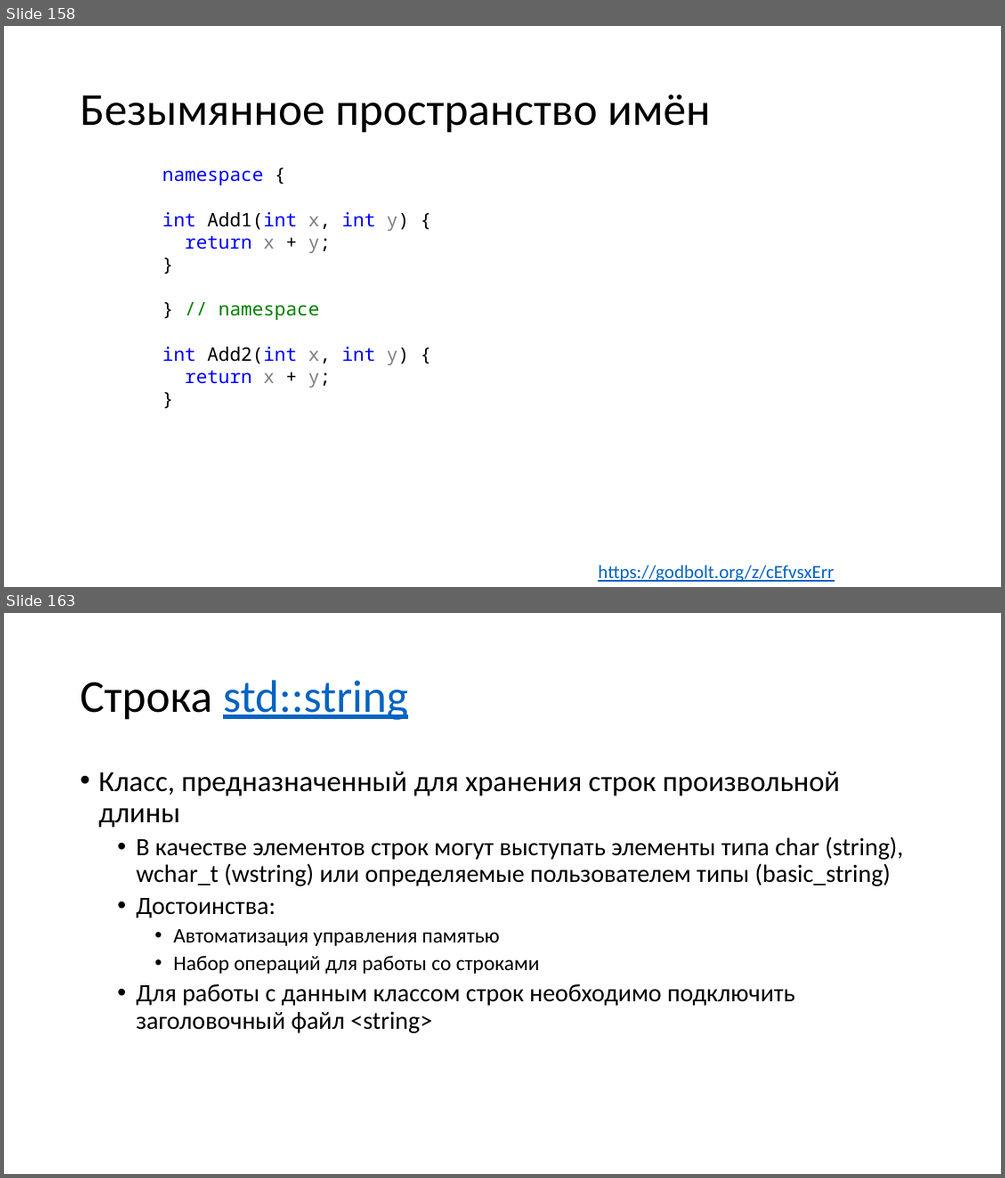
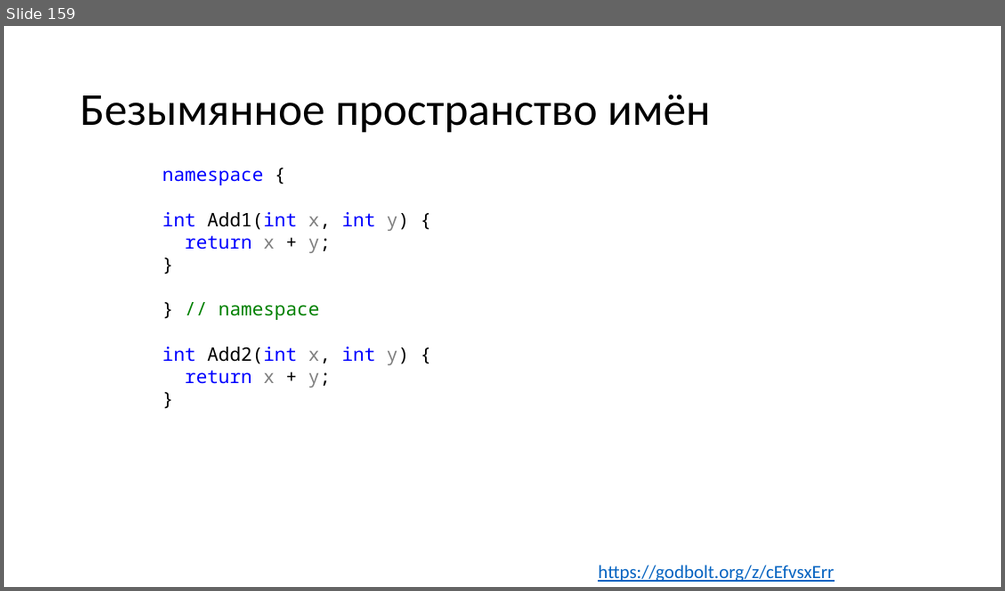
Before and after one commit to alexey-malov/oop, a slide deck: lectures/01/Синтаксис C++.pptx. Shown one above the other, each under a label of ours: slides 158 and 163 before the commit, slide 159 after it; the slides between them are not shown. The pictures are 1005x1178 and 1005x591 pixels, drawn with LibreOffice and Linux fonts; fonts in the diff are those of the drawing. Boxes give left, top, right and bottom in pixels: in the first picture for what was removed or moved away, otherwise in the second. Text is boxed around its words. In the diff, an @@ line names an element or a change of style, - is before the commit and + after.

```diff
--- a/lectures/01/Синтаксис C++.pptx
+++ b/lectures/01/Синтаксис C++.pptx
@@ slide 163 removed at (x1=4, y1=613, x2=1001, y2=1174), background #FFFFFF @@
@@ title removed at (x1=80, y1=680, x2=408, y2=720) @@
-Строка std::string
@@ text removed at (x1=98, y1=771, x2=903, y2=1033) @@
-• Класс, предназначенный для хранения строк произвольной длины
-  • В качестве элементов строк могут выступать элементы типа char (string), wchar_t (wstring) или определяемые пользователем типы (basic_string)
-  • Достоинства:
-    • Автоматизация управления памятью
-    • Набор операций для работы со строками
-  • Для работы с данным классом строк необходимо подключить заголовочный файл <string>
@@ what was slide 158 is now slide 159 @@
```
Also in this commit, not shown: 2 slides added, 138 other slides removed, 7 other files.
